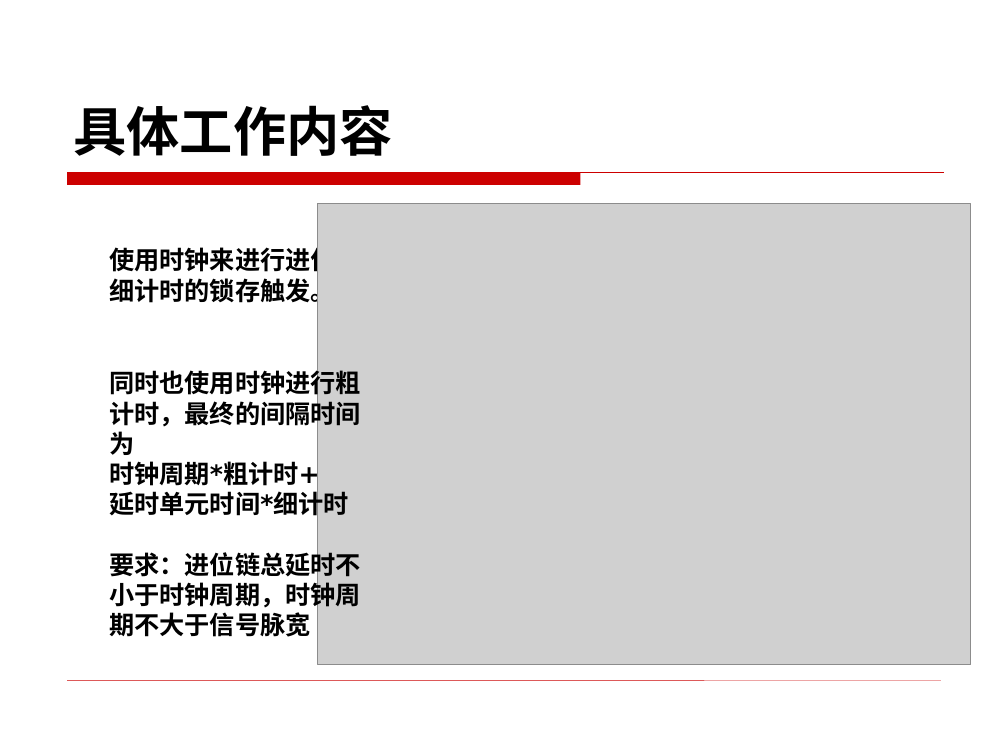
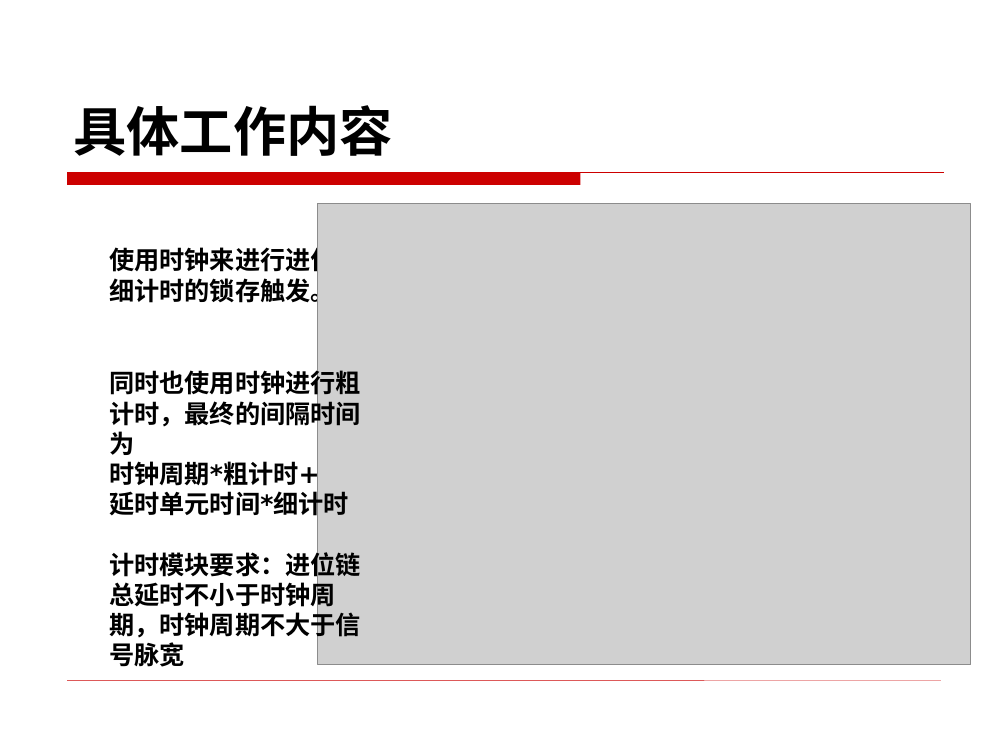
Before and after one commit to BevisGX/git, a slide deck: slide 9 of 开题PPT_宾光祥.ppt. Drawn at 1008x756 pixels with LibreOffice and Linux fonts; fonts in the diff are those of the drawing; grey boxes stand for pictures; background and template pictures are left out. Boxes give left, top, right and bottom in pixels: in the first picture for what was removed or moved away, otherwise in the second. Text is boxed around its words. In the diff, an @@ line names an element or a change of style, - is before the commit and + after.

```diff
--- a/开题PPT_宾光祥.ppt
+++ b/开题PPT_宾光祥.ppt
@@ text at [109, 548, 361, 667]: text changed @@
-要求：进位链总延时不小于时钟周期，时钟周期不大于信号脉宽
+计时模块要求：进位链总延时不小于时钟周期，时钟周期不大于信号脉宽
```
Also in this commit, not shown: 3 other slides changed, 1 other file.
